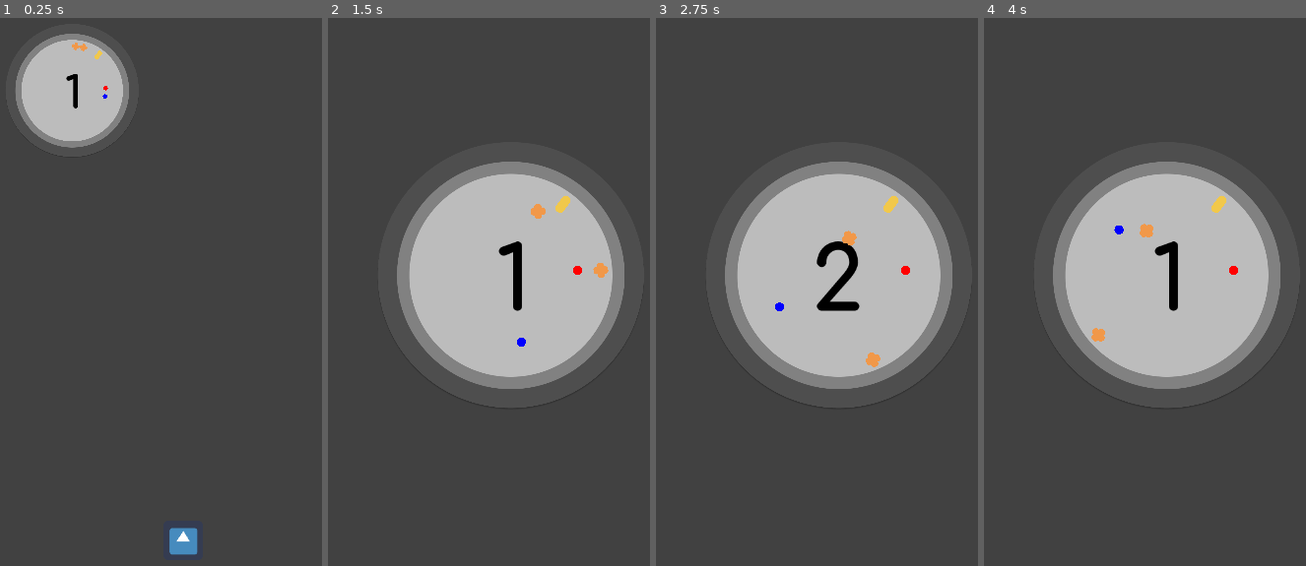
Above: before the commit, frames 1-4 (left to right).
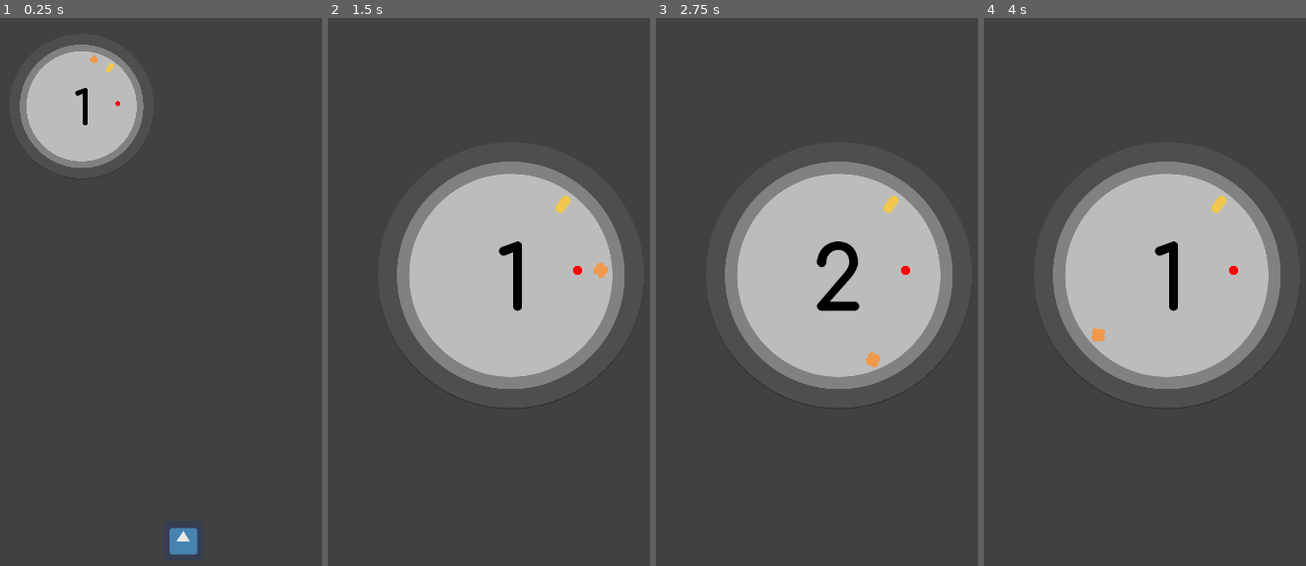
Above: after the commit, the same moments.

Repository: takecare/popthelock
Game: Godot game, scene res://scenes/Start.tscn
Same seed, same stepped clock (60 frames per second), same inputs: the game is played once before the commit and once after it. The engine's default icon, where the game draws it, is replaced by a stand-in: a white triangle on a blue panel in a dark square.
Inputs (mouse positions are in pixels of both pictures, inside the frame that each line leads up to):
- Up to frame 1 (0.25 s): no input
- Up to frame 2 (1.5 s): click (511, 538) at 0.5 s; tap Enter at 1.25 s; move the mouse to (608, 259) at 1.27 s; hold W from 1.28 s (still down); click (608, 259) at 1.35 s
- Up to frame 3 (2.75 s): move the mouse to (749, 341) at 2.02 s; release W at 2.03 s; hold S from 2.03 s (still down); tap G at 2.1 s
- Up to frame 4 (4 s): move the mouse to (1212, 127) at 2.77 s; release S at 2.78 s; hold W from 2.78 s (still down); tap H at 2.85 s; move the mouse to (1145, 456) at 3.52 s; tap J at 3.6 s

The runs differ from the first frame. In frame 1, 3.9% of the frame differs, in the area x 4-45%, y 2-28%; in frame 2, 0.1%; in frame 3, 0.1%; in frame 4, 0.1%.

Commit message:
use global_position instead of position in Rotatable

Diff:
--- a/scenes/Main.tscn
+++ b/scenes/Main.tscn
@@ -124,6 +124,7 @@
 scale = Vector2( 0.3, 0.3 )
 
 [node name="Body" parent="Game" instance=ExtResource( 9 )]
+visible = false
 position = Vector2( 360, 456 )
 scale = Vector2( 0.3, 0.3 )
 
--- a/scripts/Crosshair.gd
+++ b/scripts/Crosshair.gd
@@ -11,8 +11,8 @@
 
 
 func increase_rotation_around_by(point: Vector2, angle: float) -> void:
-  var offset_point = point - position
-  body.increase_rotation_around_by(offset_point, angle)
+  #var offset_point = point - position
+  body.increase_rotation_around_by(point, angle)
   pass
 
 func _target_hit() -> void:
--- a/scripts/CrosshairBody.gd
+++ b/scripts/CrosshairBody.gd
@@ -13,7 +13,6 @@
   monitoring = true # make sure signals like area_entered/_exited are emitted
   $Sprite.visible = true
   $SmallerSprite.visible = false # used for animation only
-  #scale = Vector2(0.6, 0.6) # debug
 
 
 func _physics_process(_delta: float) -> void:
--- a/scripts/Main.gd
+++ b/scripts/Main.gd
@@ -42,6 +42,9 @@
   score.set_score(count)
   replace_target()
   random.randomize()
+  # debug:
+  yield(get_tree().create_timer(0.2), "timeout")
+  _on_start_button_tapped($GUI/HBox/StartButton)
 
 
 func _process(delta: float) -> void:
@@ -51,8 +54,8 @@
 
 func _move_crosshair(delta: float) -> void:
   var angle = crosshair_speed * delta * crosshair_rotation_direction
-  crosshair.increase_rotation_around_by(lock_center, angle)
-  $Game/Body.increase_rotation_around_by(lock_center, angle)
+  crosshair.increase_rotation_around_by(lock_center, angle)  # incorrect rotation
+  $Game/Body.increase_rotation_around_by(lock_center, angle) # correct rotation
 
 
 func _physics_process(_delta: float) -> void:
--- a/scripts/Rotatable.gd
+++ b/scripts/Rotatable.gd
@@ -26,16 +26,16 @@
 
 func _rotate_around(point: Vector2, angle: float):
   print(get_parent().get_name(), " : point=", point, " position=", position, " global_pos=", global_position)
-  var distX = position.x - point.x
-  var distY = position.y - point.y
+  var distX = global_position.x - point.x
+  var distY = global_position.y - point.y
   var rotatedX = cos(angle) * distX - sin(angle) * distY + point.x;
   var rotatedY = sin(angle) * distX + cos(angle) * distY + point.y;
-  position = Vector2(rotatedX, rotatedY)
+  global_position = Vector2(rotatedX, rotatedY)
 
 
 func _rotate_facing(point: Vector2):
-  var distX = position.x - point.x
-  var distY = position.y - point.y
+  var distX = global_position.x - point.x
+  var distY = global_position.y - point.y
   rotation = atan2(distY, distX) + deg2rad(90)
 
 
@@ -44,7 +44,6 @@
 
 
 func _reset_rotation(around: Vector2) -> void:
-  var angle = _angle(around)
   _rotate(around, -_cumulative_rotation)
 
 
